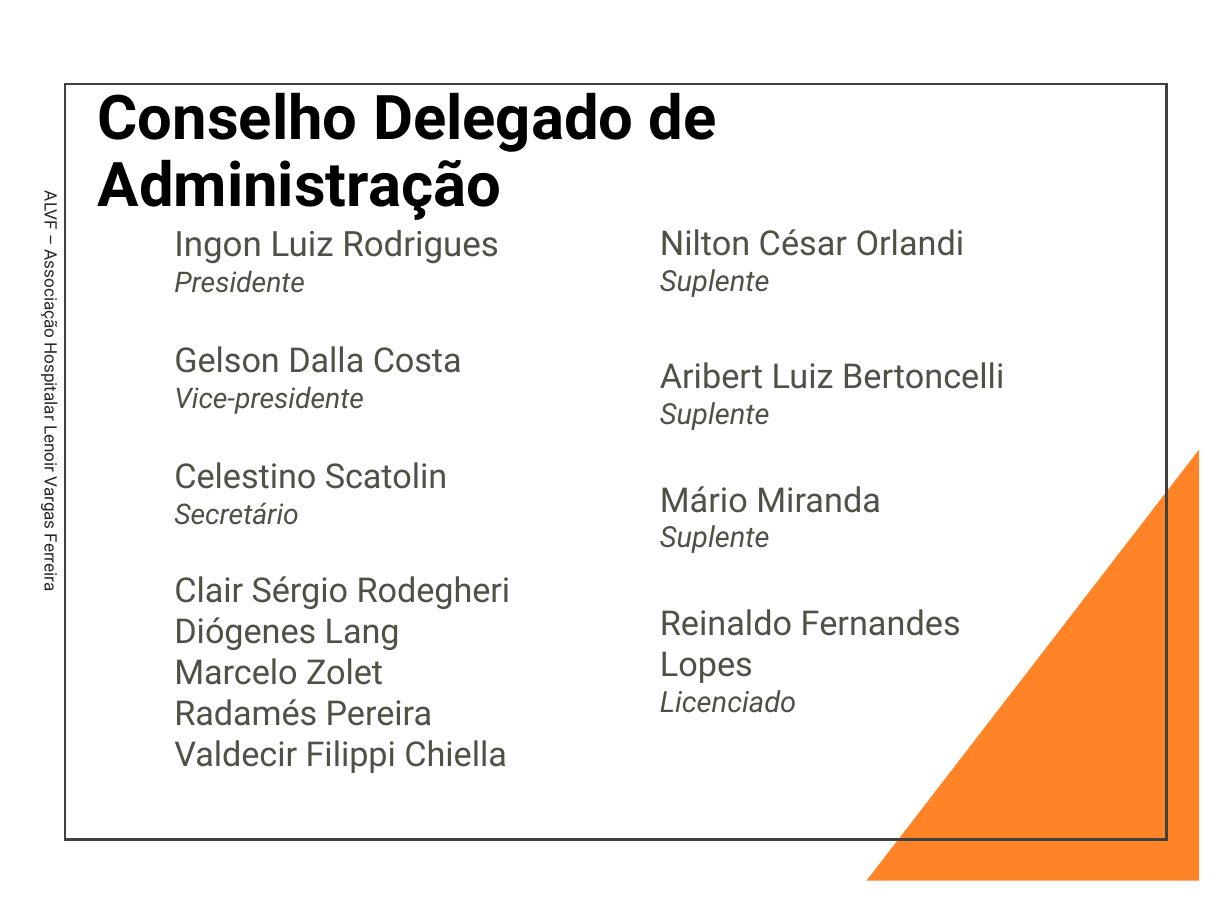
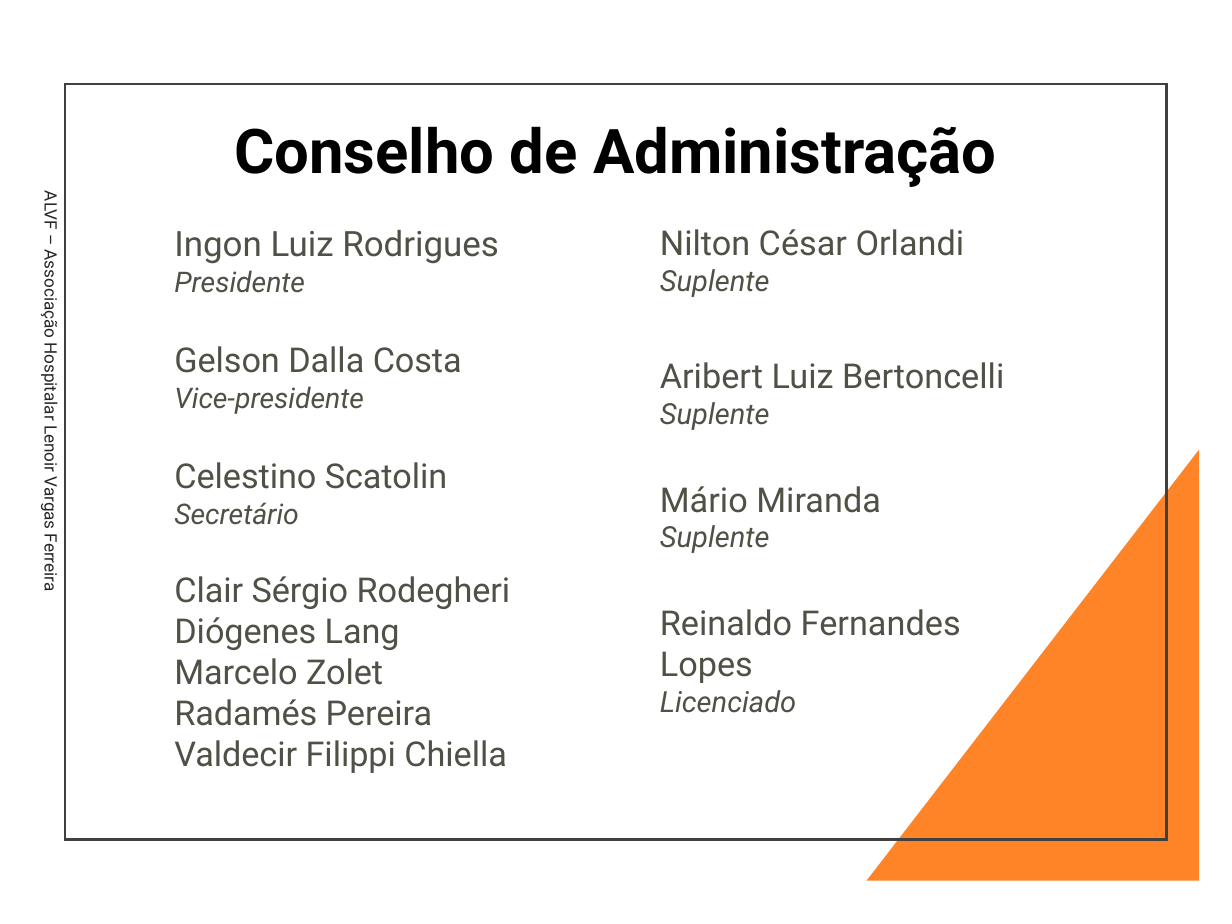
Before and after one commit to ProjetosALVF/ALVF_ProspeccaoGestao_TI, a slide deck: slide 3 of ALVF_Organizacional_ConselhoDe Administracao_Fev_2025/Estrutura_OrganizacionalGovernançaDeTI_ALVF.pptx. Drawn at 1232x924 pixels with LibreOffice and Linux fonts; fonts in the diff are those of the drawing. Boxes give left, top, right and bottom in pixels: in the first picture for what was removed or moved away, otherwise in the second. Text is boxed around its words. In the diff, an @@ line names an element or a change of style, - is before the commit and + after.

```diff
--- a/ALVF_Organizacional_ConselhoDe Administracao_Fev_2025/Estrutura_OrganizacionalGovernançaDeTI_ALVF.pptx
+++ b/ALVF_Organizacional_ConselhoDe Administracao_Fev_2025/Estrutura_OrganizacionalGovernançaDeTI_ALVF.pptx
@@ text at (234, 126, 996, 187): text changed @@
-Conselho Delegado de Administração
+Conselho de Administração
```
Also in this commit, not shown: 10 other slides changed, 5 other files.
